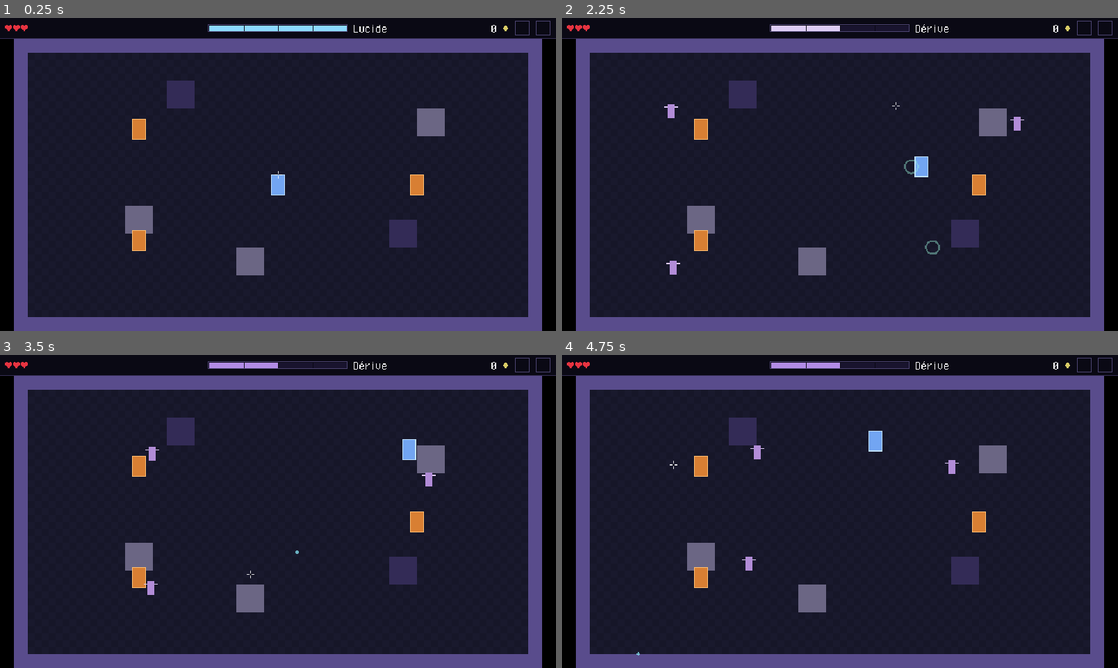
Above: before the commit, frames 1-4 (two rows, left to right).
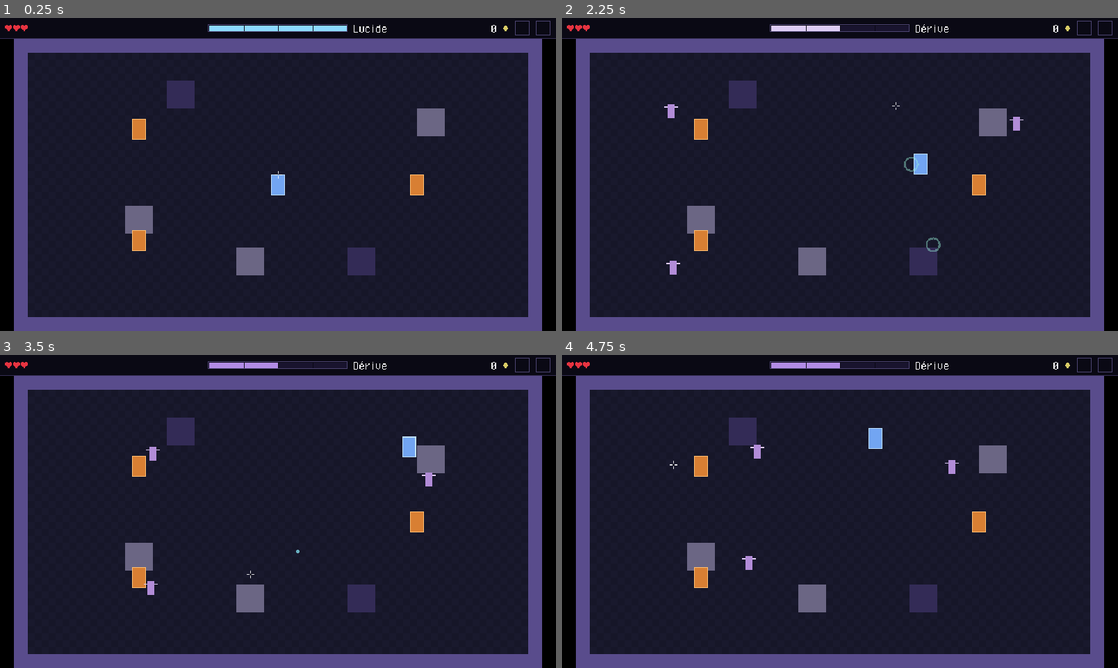
Above: after the commit, the same moments.

Repository: Kroustille/hypnagogia
Game: Godot game, scene res://main/main.tscn
Same seed, same stepped clock (60 frames per second), same inputs: the game is played once before the commit and once after it.
Inputs (mouse positions are in pixels of both pictures, inside the frame that each line leads up to):
- Up to frame 1 (0.25 s): no input
- Up to frame 2 (2.25 s): tap Enter at 0.5 s; move the mouse to (962, 158) at 0.52 s; hold D (move_right) 0.53-1.28 s; tap Space (dash) at 0.6 s; move the mouse to (728, 190) at 1.27 s; hold S (move_down) 1.28-2.03 s; right-click (728, 190) at 1.35 s; move the mouse to (895, 105) at 2.02 s; hold D (move_right) from 2.03 s (still down); tap Shift (power_2) at 2.1 s
- Up to frame 3 (3.5 s): move the mouse to (250, 574) at 2.77 s; release D (move_right) at 2.78 s; hold W (move_up) from 2.78 s (still down); click (250, 574) at 2.85 s
- Up to frame 4 (4.75 s): move the mouse to (1006, 558) at 3.52 s; release W (move_up) at 3.53 s; hold A (move_left) from 3.53 s (still down); tap 1 at 3.6 s; move the mouse to (673, 464) at 4.27 s; tap 2 at 4.35 s

The runs differ from the first frame. In frame 1, 0.9% of the frame differs, in the area x 62-75%, y 64-83%; in frame 2, 1.1%, in the area x 61-84%, y 31-83%; in frame 3, 1.0%; in frame 4, 1.0%.

Commit message:
fix(arena): move the high obstacle off a turret's line of fire
Co-Authored-By: Claude Sonnet 5.5 <noreply@anthropic.com>

Diff:
--- a/game/rooms/arena/arena.gd
+++ b/game/rooms/arena/arena.gd
@@ -18,7 +18,7 @@
 const HIGH_OBSTACLE_COLOR: Color = Color(0.20, 0.17, 0.34)
 ## Top-left cell (frame coordinates) of each 2x2 obstacle block, away from the spawn slots and the player start.
 const LOW_OBSTACLE_CELLS: Array[Vector2i] = [Vector2i(8, 12), Vector2i(29, 5), Vector2i(16, 15)]
-const HIGH_OBSTACLE_CELLS: Array[Vector2i] = [Vector2i(11, 3), Vector2i(27, 13)]
+const HIGH_OBSTACLE_CELLS: Array[Vector2i] = [Vector2i(11, 3), Vector2i(24, 15)]
 const OBSTACLE_BLOCK_CELLS: int = 2
 const FLOOR_COLOR: Color = Color(0.09, 0.09, 0.16)
 const FLOOR_ALT_COLOR: Color = Color(0.10, 0.10, 0.18)
